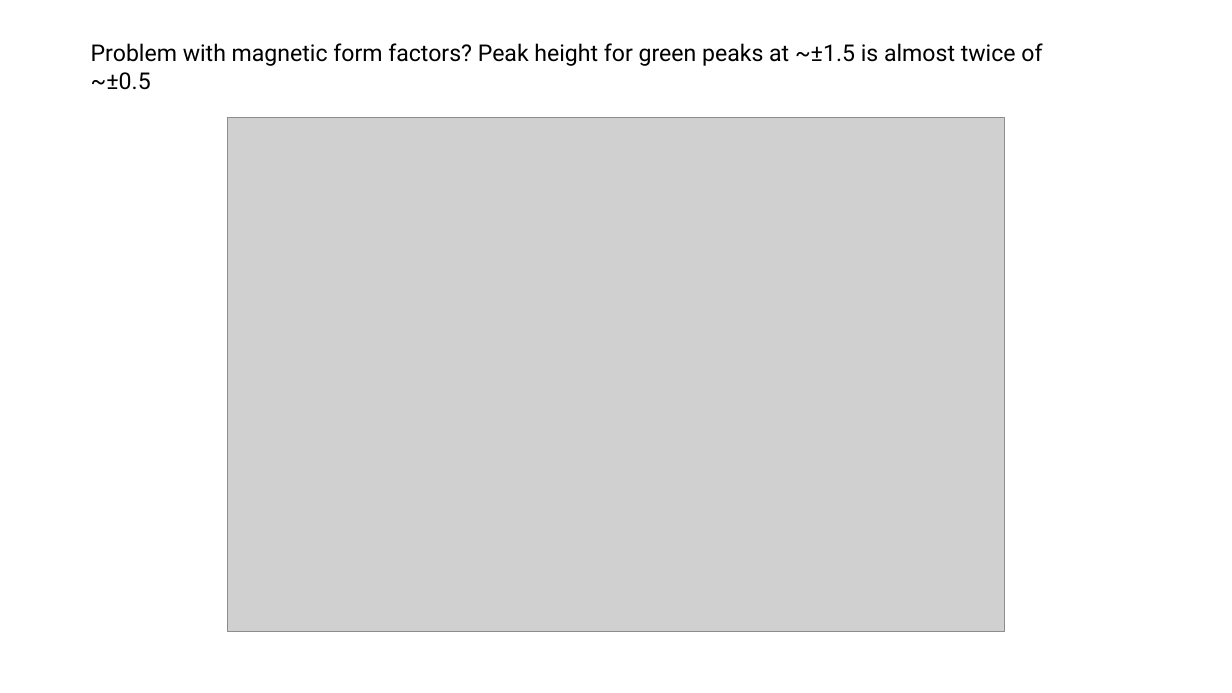
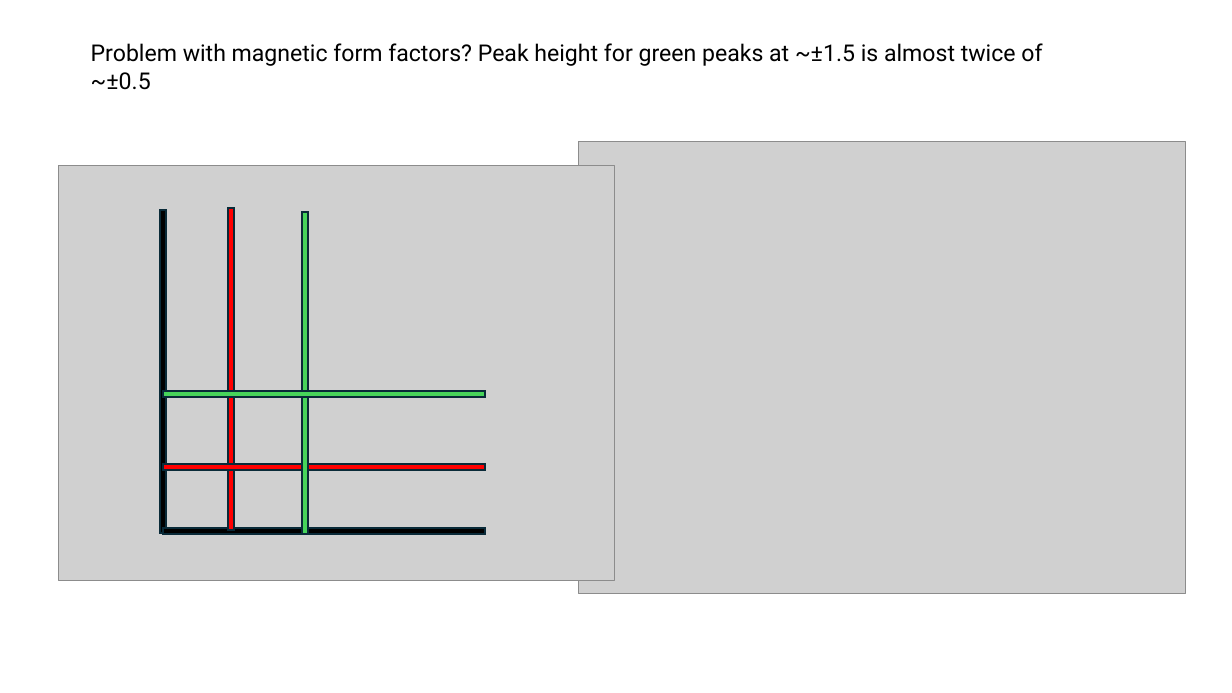
Before and after one commit to abuts/Fe, a slide deck: slide 9 of Data/DFT2025/TheoryExperComparison.pptx. Drawn at 1232x693 pixels with LibreOffice and Linux fonts; fonts in the diff are those of the drawing; grey boxes stand for pictures. Boxes give left, top, right and bottom in pixels: in the first picture for what was removed or moved away, otherwise in the second. Text is boxed around its words. In the diff, an @@ line names an element or a change of style, - is before the commit and + after.

```diff
--- a/Data/DFT2025/TheoryExperComparison.pptx
+++ b/Data/DFT2025/TheoryExperComparison.pptx
@@ picture removed at <box>227,118,1005,632</box> @@
@@ picture added at <box>579,141,1186,593</box> @@
@@ picture added at <box>59,166,615,580</box> @@
@@ rectangle added at <box>228,208,234,531</box>, fill #FF0000, outline #092A39 1.5 pt @@
@@ rectangle added at <box>160,210,165,532</box>, fill #000000, outline #092A39 1.5 pt @@
@@ rectangle added at <box>302,212,308,534</box>, fill #47D45A, outline #092A39 1.5 pt @@
@@ rectangle added at <box>163,391,486,397</box>, fill #47D45A, outline #092A39 1.5 pt @@
@@ rectangle added at <box>163,464,486,470</box>, fill #FF0000, outline #092A39 1.5 pt @@
@@ rectangle added at <box>163,528,486,534</box>, fill #000000, outline #092A39 1.5 pt @@
```
Also in this commit, not shown: 1 slide added, 4 other files.
